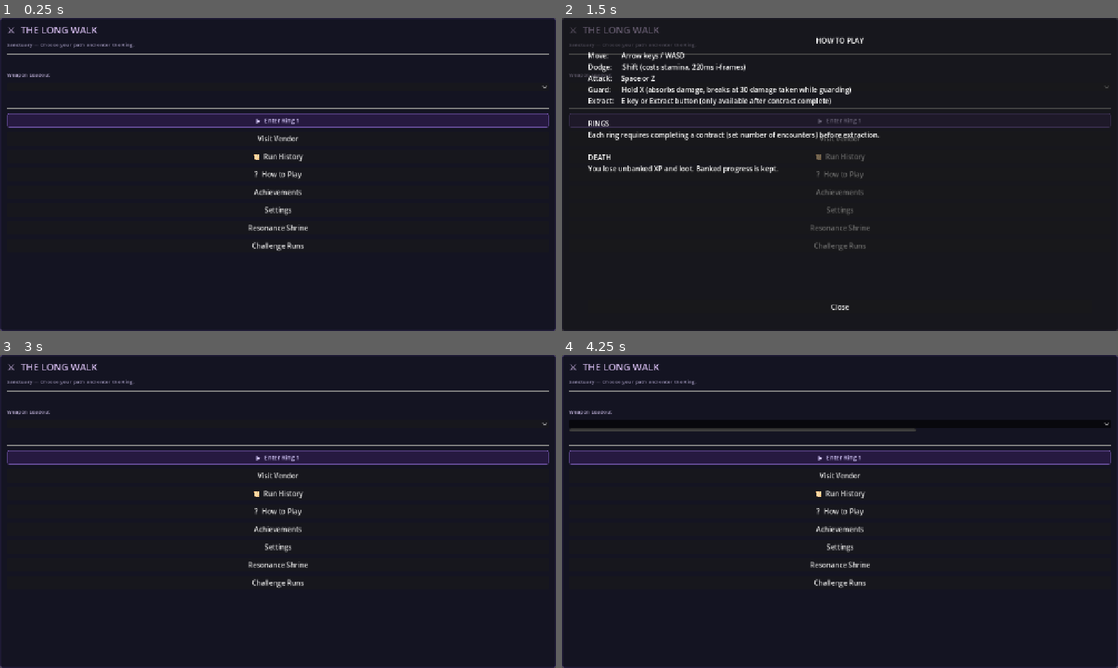
Above: before the commit, frames 1-4 (two rows, left to right).
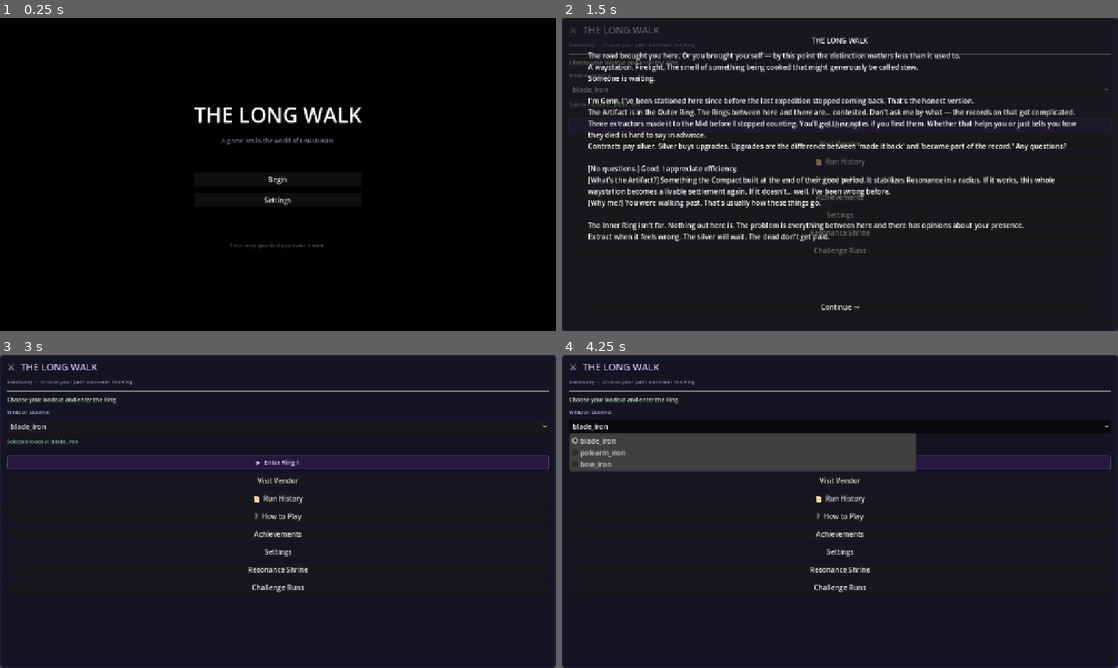
Above: after the commit, the same moments.

Repository: cbradshaw11/game-concept
Game: Godot game, scene res://scenes/main.tscn
The game is run twice, just before and just after one commit, with the same random seed, the same clock (stepped at 60 frames per second) and the same inputs.
Inputs (mouse positions are in pixels of both pictures, inside the frame that each line leads up to; where the layout moved, square brackets give the same spot in the first picture):
- Up to frame 1 (0.25 s): no input
- Up to frame 2 (1.5 s): click (840, 180) at 0.5 s, where only the run after the commit has a clickable "Begin"; click "▶ Enter Ring 1" at 1.25 s
- Up to frame 3 (3 s): click "▶ Enter Ring 1" at 2 s; click (278, 642) at 2.75 s, where only the run after the commit has a clickable "Continue →"
- Up to frame 4 (4.25 s): click (840, 426) [840, 423] at 3.5 s

The runs differ from the first frame. In frame 1, 97% of the frame differs, in the area x 0-100%, y 0-100%; in frame 2, 13%; in frame 3, 5.8%; in frame 4, 11%.
Error before the commit: Parse Error: Unindent doesn't match the previous indentation level. (res://scenes/combat/combat_arena.gd:192)

Commit message:
fix: combat_arena.gd indentation bug (M31 cursed_ground block); economy balance (starter upgrades 65→30 silver)
- combat_arena.gd line 192: _cm_cg variable was declared inside if-did_attack block
  but the follow-on if-_cm_cg check was erroneously outdented to the outer loop scope,
  causing a parse error. Fixed indentation to keep both lines inside the if-did_attack block.
  This unblocked combat_smoke_test which was failing with 'Parse error'.

- vendor_upgrades.json: swift_feet and iron_poise costs reduced 65→30 silver.
  Economy balance test (M22) requires inner ring minimum yield (36 silver) >= cheapest
  upgrade. Inner solo_flanker template (1 enemy × 3 contracts = 36 silver minimum)
  could not afford the 65-silver entry-tier upgrades. The 30-silver price point is
  still meaningful friction on first run while remaining achievable.
  Mid/outer yields unchanged; most-expensive (130) and 2x-most-expensive (260) checks
  still pass with mid=144 and outer=265.

Diff:
--- a/game/data/vendor_upgrades.json
+++ b/game/data/vendor_upgrades.json
@@ -17,7 +17,7 @@
       "description": "Treated ankle bindings. Your lungs last 10 points longer when it matters.",
       "lore_note": "More stamina means more dodges. More dodges means more living.",
       "category": "mobility",
-      "cost": 65,
+      "cost": 30,
       "max_level": 3,
       "stat": "max_stamina",
       "bonus_per_level": 10
@@ -39,7 +39,7 @@
       "description": "Dampening weave for your boots. Holds you upright when they try to break your stance.",
       "lore_note": "Flinching gets people killed out there. This helps.",
       "category": "survival",
-      "cost": 65,
+      "cost": 30,
       "max_level": 3,
       "stat": "max_poise",
       "bonus_per_level": 20
--- a/game/scenes/combat/combat_arena.gd
+++ b/game/scenes/combat/combat_arena.gd
@@ -188,7 +188,7 @@
 			var dmg := enemy.damage
 			# M31 — cursed_ground: +25% enemy damage
 			var _cm_cg := _cm()
-		if _cm_cg and _cm_cg.has_challenge("cursed_ground"):
+			if _cm_cg and _cm_cg.has_challenge("cursed_ground"):
 				dmg = int(ceil(float(dmg) * 1.25))
 			if player.guarding:
 				dmg = max(1, dmg / 2)
